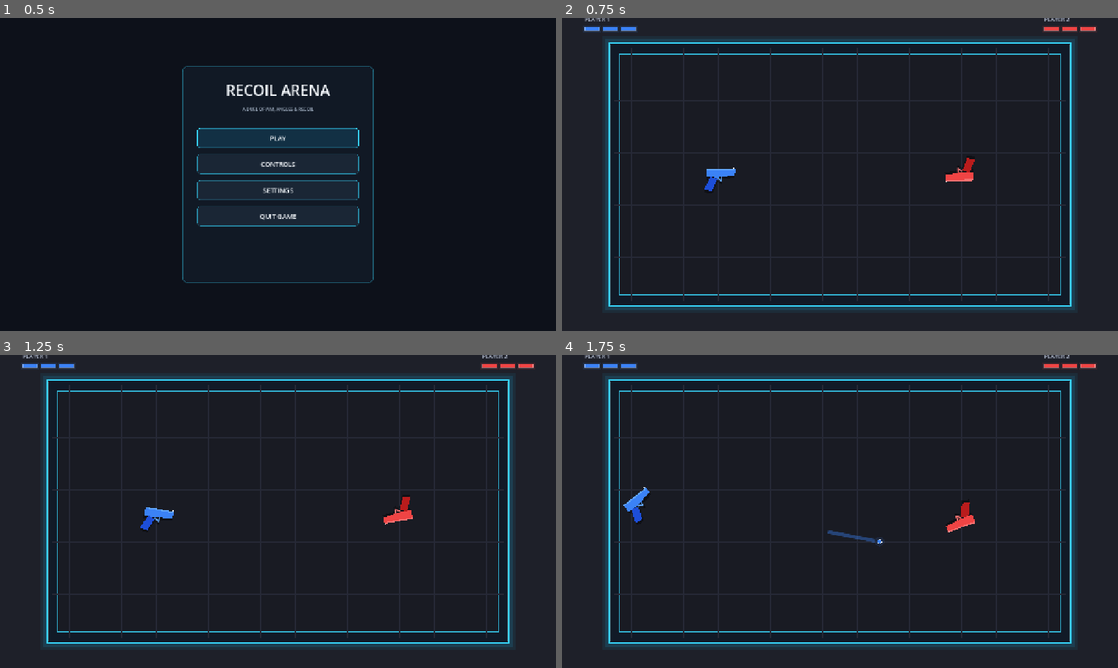
Above: before the commit, frames 1-4 (two rows, left to right).
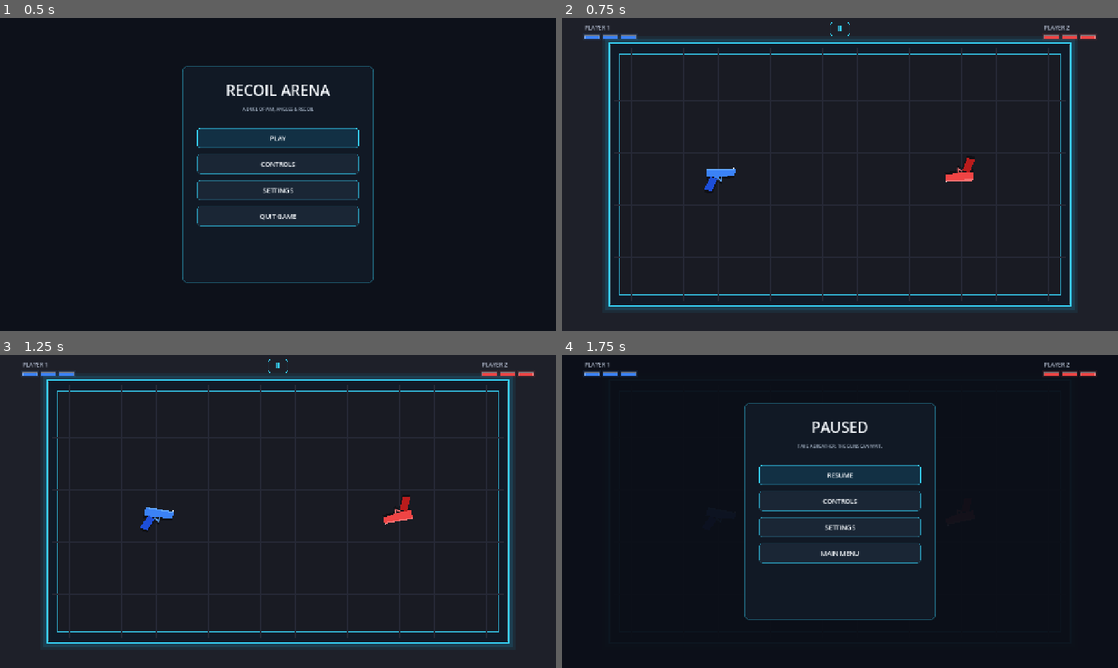
Above: after the commit, the same moments.

Repository: iamsaaddar/RecoilArena
Game: Godot game, scene res://scenes/main/Main.tscn
The game is run twice, just before and just after one commit, with the same random seed, the same clock (stepped at 60 frames per second) and the same inputs.
Inputs (mouse positions are in pixels of both pictures, inside the frame that each line leads up to):
- Up to frame 1 (0.5 s): no input
- Up to frame 2 (0.75 s): click "PLAY" at 0.5 s
- Up to frame 3 (1.25 s): no input
- Up to frame 4 (1.75 s): click (840, 367) at 1.25 s, where only the run after the commit has a clickable "Ⅱ"

Frame 1 is identical in both runs. In frame 2, 0.7% of the frame differs, in the area x 4-97%, y 0-8%; in frame 3, 0.7%; in frame 4, 14%, in the area x 3-97%, y 0-95%.

Commit message:
mobile HUD support
Adjust health HUD margins for mobile screens and add a gameplay pause button that appears during play.

Diff:
--- a/project.godot
+++ b/project.godot
@@ -38,3 +38,4 @@
 rendering_device/driver.windows="d3d12"
 renderer/rendering_method="gl_compatibility"
 renderer/rendering_method.mobile="gl_compatibility"
+textures/vram_compression/import_etc2_astc=true
--- a/scripts/systems/HealthHUD.gd
+++ b/scripts/systems/HealthHUD.gd
@@ -9,8 +9,6 @@
 const SEGMENT_HEIGHT := 8.0
 const SEGMENT_GAP := 8.0
 const ANIMATION_DURATION := 0.32
-const LEFT_MARGIN := 52.0
-const TOP_MARGIN := 8.0
 
 var _health := {1: 0, 2: 0}
 var _colors := {1: Color("3b82f6"), 2: Color("ef4444")}
@@ -127,8 +125,16 @@
 func _draw_health() -> void:
 	var font := ThemeDB.fallback_font
 	var total_width := SEGMENT_COUNT * SEGMENT_WIDTH + (SEGMENT_COUNT - 1) * SEGMENT_GAP
-	_draw_player(1, Vector2(LEFT_MARGIN, TOP_MARGIN), font)
-	_draw_player(2, Vector2(_draw_layer.size.x - LEFT_MARGIN - total_width, TOP_MARGIN), font)
+	var viewport_size := _draw_layer.size
+	var is_mobile_layout := OS.get_name() == "Android" or OS.get_name() == "iOS"
+	var horizontal_margin := 52.0
+	var top_margin := 27.0
+	if is_mobile_layout:
+		horizontal_margin = clampf(viewport_size.x * 0.04, 28.0, 52.0)
+		top_margin = clampf(viewport_size.y * 0.035, 24.0, 30.0)
+	_draw_player(1, Vector2(horizontal_margin, top_margin), font)
+	_draw_player(2, Vector2(viewport_size.x - horizontal_margin - total_width, top_margin), font)
+
 func _draw_player(player_id: int, origin: Vector2, font: Font) -> void:
 	var color: Color = _colors[player_id]
 	var label := "PLAYER %d" % player_id
--- a/scripts/systems/Main.gd
+++ b/scripts/systems/Main.gd
@@ -15,6 +15,7 @@
 var _is_paused := false
 var _panel_return := "main"
 var _volume_value: Label
+var _pause_button: Button
 
 
 func _ready() -> void:
@@ -24,6 +25,7 @@
 	_ui_layer.name = "MenuUI"
 	_ui_layer.process_mode = Node.PROCESS_MODE_ALWAYS
 	add_child(_ui_layer)
+	_create_gameplay_pause_button()
 	_show_main_menu()
 
 
@@ -36,8 +38,41 @@
 		get_viewport().set_input_as_handled()
 
 
+func _create_gameplay_pause_button() -> void:
+	_pause_button = Button.new()
+	_pause_button.name = "GameplayPauseButton"
+	_pause_button.text = "Ⅱ"
+	_pause_button.tooltip_text = "Pause game"
+	_pause_button.focus_mode = Control.FOCUS_NONE
+	_pause_button.custom_minimum_size = Vector2(46.0, 28.0)
+	_pause_button.set_anchors_preset(Control.PRESET_CENTER_TOP)
+	_pause_button.position = Vector2(-23.0, 10.0)
+	_pause_button.size = Vector2(46.0, 28.0)
+	_pause_button.add_theme_font_size_override("font_size", 16)
+	_pause_button.add_theme_color_override("font_color", ACCENT_COLOR)
+	_pause_button.add_theme_color_override("font_hover_color", Color.WHITE)
+	var normal := StyleBoxFlat.new()
+	normal.bg_color = Color(0.0, 0.0, 0.0, 0.0)
+	normal.border_color = Color(ACCENT_COLOR, 0.82)
+	normal.set_border_width_all(1)
+	normal.set_corner_radius_all(6)
+	normal.content_margin_left = 4.0
+	normal.content_margin_right = 4.0
+	var hover := normal.duplicate() as StyleBoxFlat
+	hover.bg_color = Color(ACCENT_COLOR, 0.10)
+	hover.border_color = Color(ACCENT_COLOR, 1.0)
+	var pressed := hover.duplicate() as StyleBoxFlat
+	pressed.bg_color = Color(ACCENT_COLOR, 0.18)
+	_pause_button.add_theme_stylebox_override("normal", normal)
+	_pause_button.add_theme_stylebox_override("hover", hover)
+	_pause_button.add_theme_stylebox_override("pressed", pressed)
+	_pause_button.pressed.connect(_show_pause_menu)
+	_ui_layer.add_child(_pause_button)
+	_pause_button.hide()
+
 func _start_game() -> void:
 	_clear_overlay()
+	_pause_button.show()
 	get_tree().paused = false
 	_is_paused = false
 	_arena = ARENA_SCENE.instantiate() as Node2D
@@ -49,6 +84,7 @@
 
 
 func _return_to_main_menu() -> void:
+	_pause_button.hide()
 	get_tree().paused = false
 	_is_paused = false
 	if is_instance_valid(_arena):
@@ -70,6 +106,7 @@
 func _show_pause_menu() -> void:
 	if not is_instance_valid(_arena):
 		return
+	_pause_button.hide()
 	_is_paused = true
 	get_tree().paused = true
 	_clear_overlay()
@@ -83,6 +120,7 @@
 
 func _resume_game() -> void:
 	_clear_overlay()
+	_pause_button.show()
 	_is_paused = false
 	get_tree().paused = false
 
